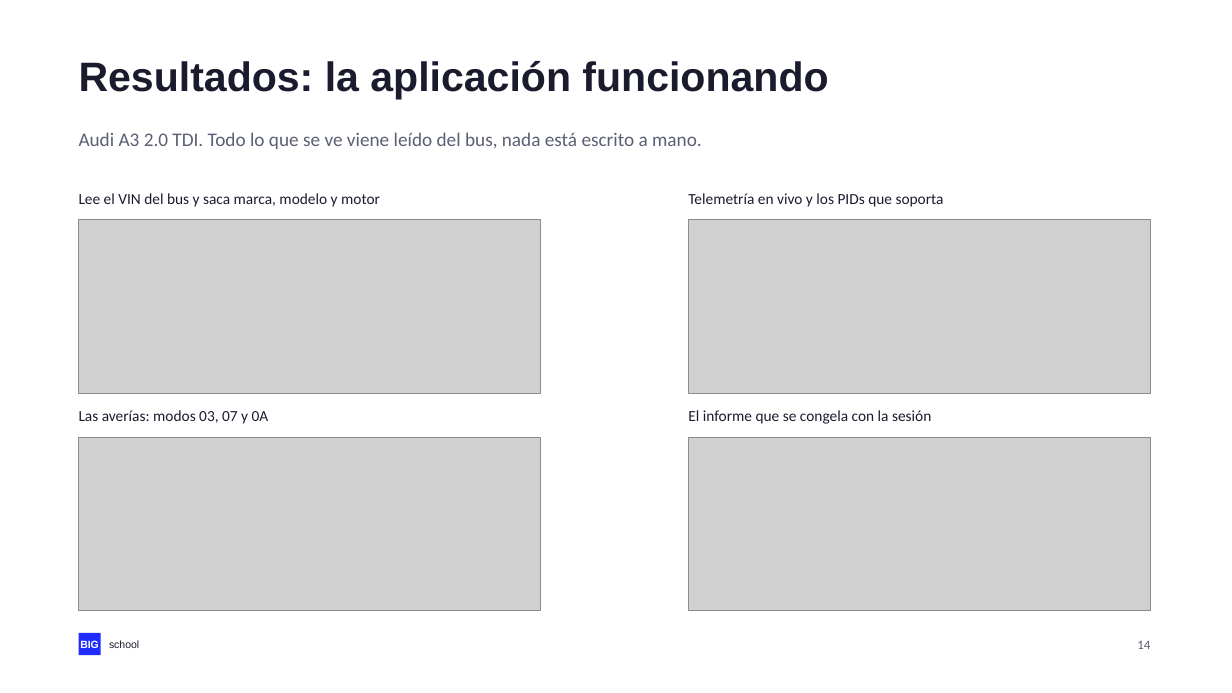
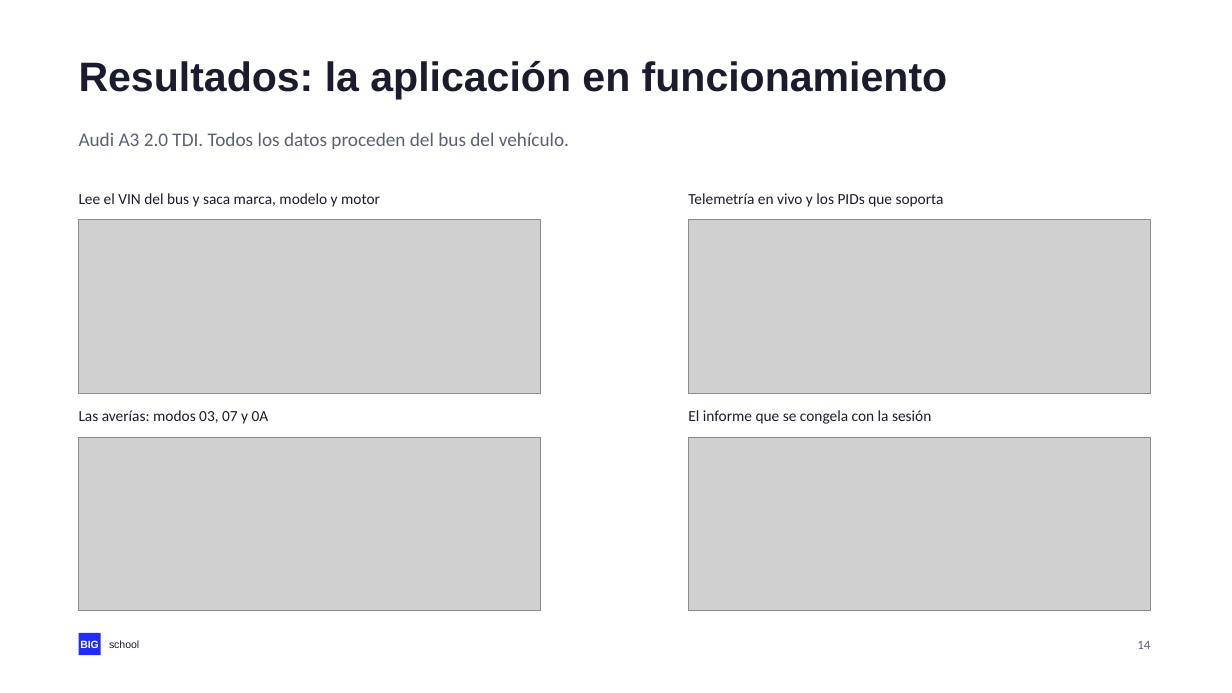
Before and after one commit to NovilloQuinta/intelligent-automotive-diagnostics, a slide deck: slide 14 of docs/presentacion/tfm-intelligent-automotive-diagnostics.pptx. Drawn at 1232x693 pixels with LibreOffice and Linux fonts; fonts in the diff are those of the drawing; grey boxes stand for pictures. Boxes give left, top, right and bottom in pixels: in the first picture for what was removed or moved away, otherwise in the second. Text is boxed around its words. In the diff, an @@ line names an element or a change of style, - is before the commit and + after.

```diff
--- a/docs/presentacion/tfm-intelligent-automotive-diagnostics.pptx
+++ b/docs/presentacion/tfm-intelligent-automotive-diagnostics.pptx
@@ text at (79, 61, 948, 100): text changed @@
-Resultados: la aplicación funcionando
+Resultados: la aplicación en funcionamiento
@@ text at (79, 132, 569, 149): text changed @@
-Audi A3 2.0 TDI. Todo lo que se ve viene leído del bus, nada está escrito a mano.
+Audi A3 2.0 TDI. Todos los datos proceden del bus del vehículo.
```
Also in this commit, not shown: 14 other slides changed, 3 other files.
